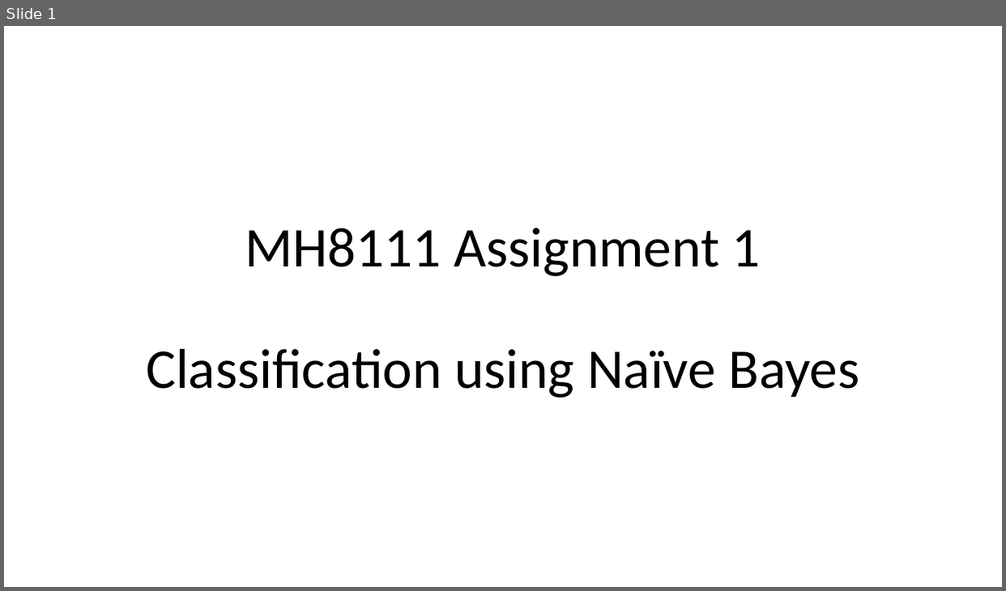
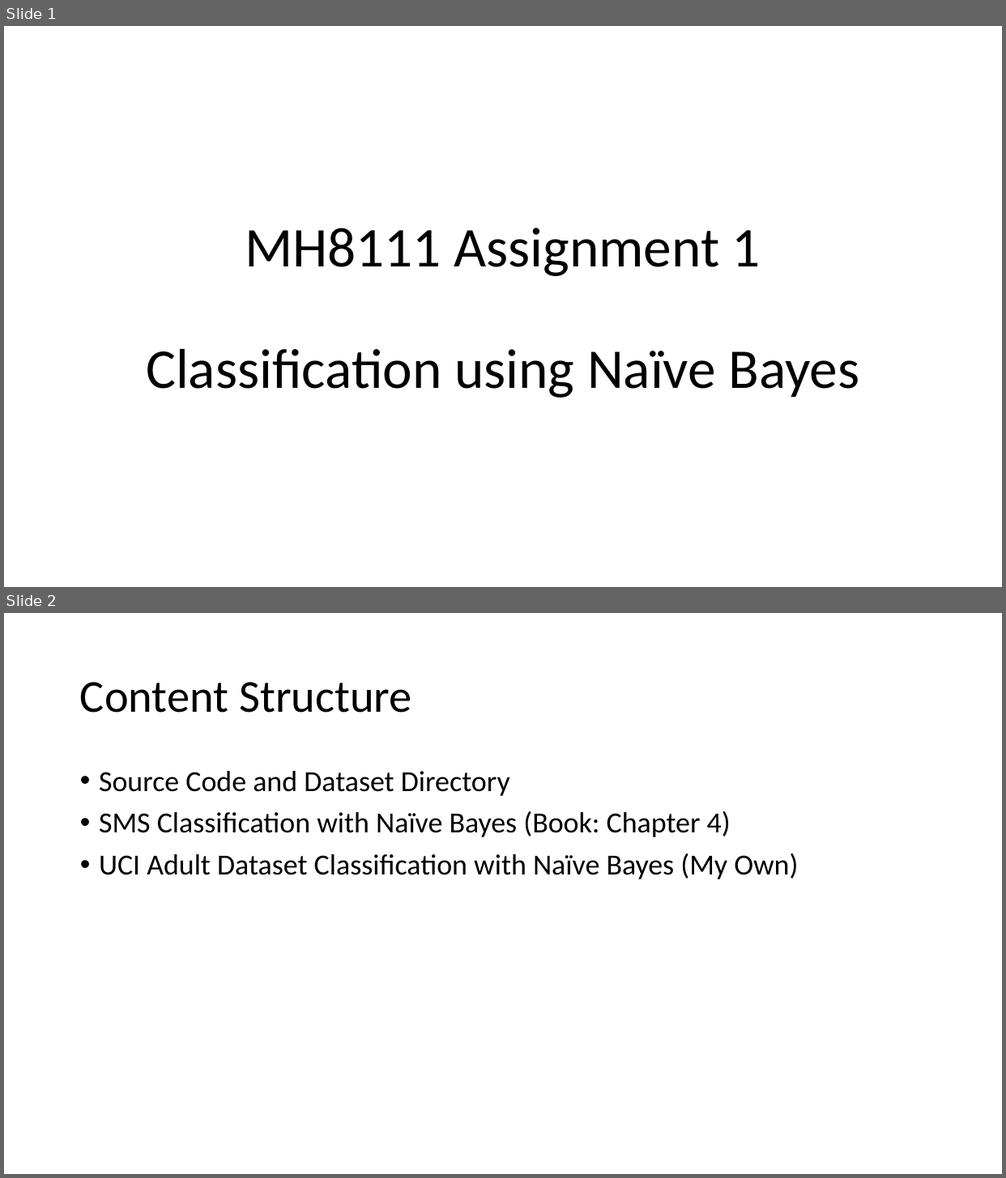
Before and after one commit to lifengzhi/msa_mh8101_or1_lp, a slide deck: mh8111_assignment/NaiveBayes.pptx. Shown one above the other, each under a label of ours: slide 1 before the commit, slides 1 and 2 after it. The pictures are 1006x591 and 1006x1178 pixels, drawn with LibreOffice and Linux fonts; fonts in the diff are those of the drawing. Boxes give left, top, right and bottom in pixels: in the first picture for what was removed or moved away, otherwise in the second. Text is boxed around its words. In the diff, an @@ line names an element or a change of style, - is before the commit and + after.

```diff
--- a/mh8111_assignment/NaiveBayes.pptx
+++ b/mh8111_assignment/NaiveBayes.pptx
@@ slide 2 added at <box>4,613,1002,1174</box>, background #FFFFFF @@
@@ title added at <box>80,682,412,713</box>, 44 pt, text #000000 @@
+Content Structure
@@ text added at <box>99,771,798,879</box>, 28 pt, text #000000 @@
+• Source Code and Dataset Directory
+• SMS Classification with Naïve Bayes (Book: Chapter 4)
+• UCI Adult Dataset Classification with Naïve Bayes (My Own)
```
Also in this commit, not shown: 17 other slides added.
